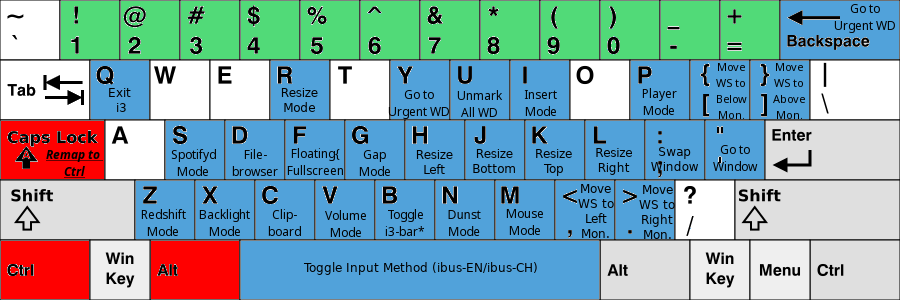
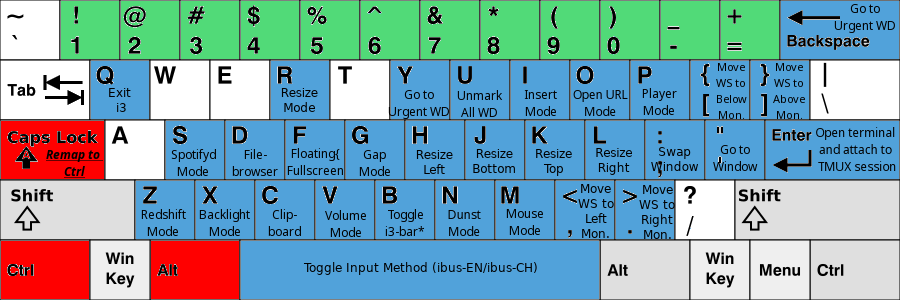
Layered file, before and after one edit (900x300). Changes by layer:
added layer "Open URL ..." above "Insert ..." over (573, 90, 628, 116)
added layer "Open terminal and attach to ..." above "KB_United_States-NoAltGr.svg" over (816, 127, 896, 171)
painted on "KB_United_States-NoAltGr.svg" over (571, 61, 899, 179)
